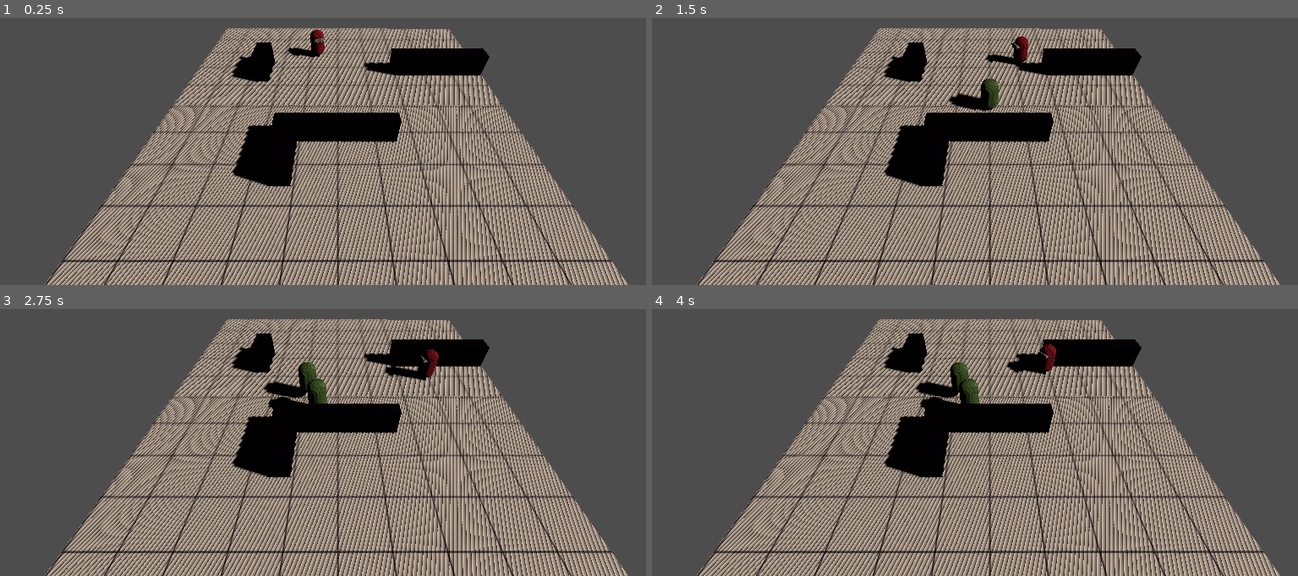
Above: before the commit, frames 1-4 (two rows, left to right).
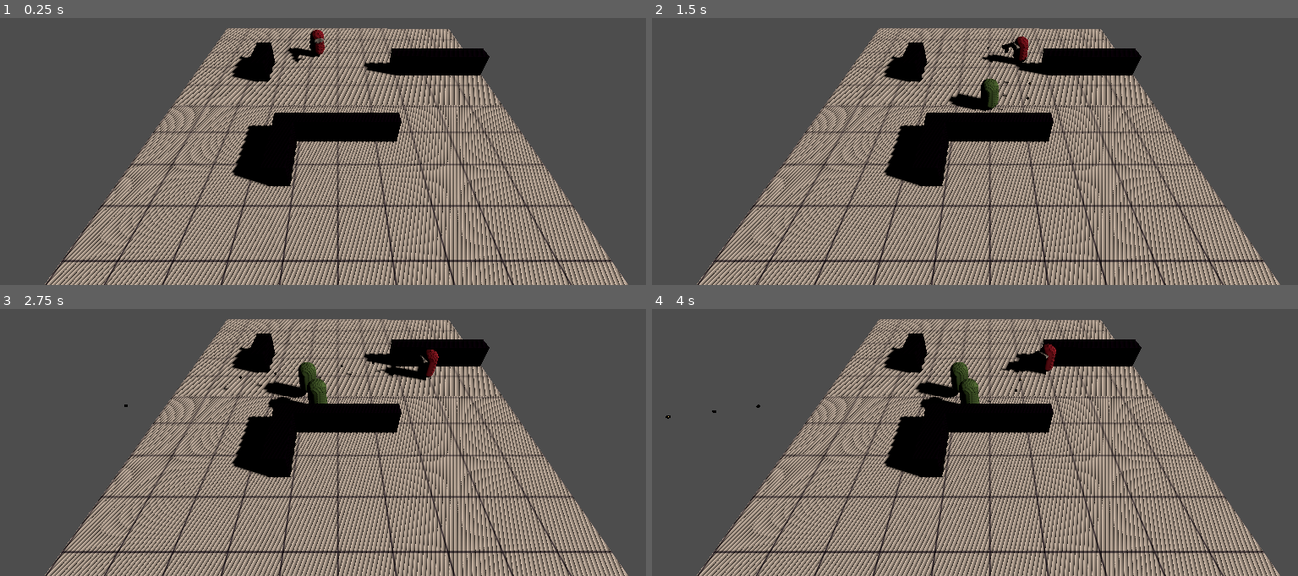
Above: after the commit, the same moments.

Repository: wukerplank/my_little_farm
Game: Godot game, scene res://level.tscn
The game is run twice, just before and just after one commit, with the same random seed, the same clock (stepped at 60 frames per second) and the same inputs.
Inputs (mouse positions are in pixels of both pictures, inside the frame that each line leads up to):
- Up to frame 1 (0.25 s): no input
- Up to frame 2 (1.5 s): tap Enter at 0.5 s; move the mouse to (1136, 76) at 0.52 s; press the mouse at (1136, 76) at 0.53 s; hold D (ui_right) 0.53-1.28 s; move the mouse to (852, 114) at 1.27 s; release the mouse at (852, 114) at 1.28 s; hold S (ui_down) from 1.28 s (still down); click (852, 114) at 1.35 s
- Up to frame 3 (2.75 s): move the mouse to (outside the picture) at 2.02 s; release S (ui_down) at 2.03 s; press the mouse at (outside the picture) at 2.03 s; hold D (ui_right) from 2.03 s (still down)
- Up to frame 4 (4 s): move the mouse to (955, 461) at 2.77 s; release D (ui_right) at 2.78 s; release the mouse at (955, 461) at 2.78 s; hold W (ui_up) 2.78-3.53 s; click (955, 461) at 2.85 s; move the mouse to (1194, 442) at 3.52 s; press the mouse at (1194, 442) at 3.53 s; hold A (ui_left) from 3.53 s (still down)

The runs differ from the first frame. In frame 1, less than 0.1% of the frame differs, in the area x 45-49%, y 8-17%; in frame 2, less than 0.1%, in the area x 51-59%, y 8-35%; in frame 3, less than 0.1%; in frame 4, less than 0.1%.
Error before the commit: Parse Error: Could not find type "Position3D" in the current scope. (res://GunController.gd:5)
Error after the commit: Invalid call. Nonexistent function 'set_target_location' in base 'NavigationAgent3D'. (res://Enemy.gd:68)

Commit message:
Update for Godot 4 Beta 1 (Position3d is now Marker3D)

Diff:
--- a/Enemy.tscn
+++ b/Enemy.tscn
@@ -29,7 +29,7 @@
 mesh = SubResource("CylinderMesh_mg60x")
 skeleton = NodePath("../..")
 
-[node name="Hand" type="Position3D" parent="Body"]
+[node name="Hand" type="Marker3D" parent="Body"]
 transform = Transform3D(1, 0, 0, 0, 1, 0, 0, 0, 1, 0.515615, 0, -0.282145)
 
 [node name="CollisionShape3D" type="CollisionShape3D" parent="."]
@@ -40,6 +40,7 @@
 path_max_distance = 20.0
 avoidance_enabled = true
 radius = 0.5
+max_neighbors = 100
 
 [node name="PathUpdateTimer" type="Timer" parent="."]
 autostart = true
--- a/GunController.gd
+++ b/GunController.gd
@@ -2,7 +2,7 @@
 
 
 @export var StartingWeapon : PackedScene
-var hand : Position3D
+var hand : Marker3D
 var equipped_weapon : Node
 
 # Called when the node enters the scene tree for the first time.
--- a/Player.tscn
+++ b/Player.tscn
@@ -28,7 +28,7 @@
 mesh = SubResource("CylinderMesh_tv0l4")
 skeleton = NodePath("../..")
 
-[node name="Hand" type="Position3D" parent="Body"]
+[node name="Hand" type="Marker3D" parent="Body"]
 transform = Transform3D(1, 0, 0, 0, 1, 0, 0, 0, 1, 0.515615, 0, -0.282145)
 
 [node name="GunController" type="Node" parent="."]
--- a/gun.tscn
+++ b/gun.tscn
@@ -16,7 +16,7 @@
 script = ExtResource("1_3ve8k")
 bullet = ExtResource("2_p1wwq")
 
-[node name="Muzzle" type="Position3D" parent="."]
+[node name="Muzzle" type="Marker3D" parent="."]
 transform = Transform3D(0.000629439, 0.000617695, -1, 0.000819861, 1, 0.000618204, 0.999999, -0.000820245, 0.000628939, -0.442556, 0.626637, -0.00273512)
 
 [node name="Barrell" type="MeshInstance3D" parent="."]
--- a/project.godot
+++ b/project.godot
@@ -41,31 +41,31 @@
 
 ui_left={
 "deadzone": 0.5,
-"events": [Object(InputEventKey,"resource_local_to_scene":false,"resource_name":"","device":0,"window_id":0,"store_command":true,"alt_pressed":false,"shift_pressed":false,"ctrl_pressed":false,"command_pressed":false,"pressed":false,"keycode …(65 unchanged characters)…
+"events": [Object(InputEventKey,"resource_local_to_scene":false,"resource_name":"","device":0,"window_id":0,"alt_pressed":false,"shift_pressed":false,"ctrl_pressed":false,"meta_pressed":false,"pressed":false,"keycode …(65 unchanged characters)…
 , Object(InputEventJoypadButton,"resource_local_to_scene":false,"resource_name":"","device":0,"button_index":13,"pressure":0.0,"pressed":false,"script":null)
 ]
 }
 ui_right={
 "deadzone": 0.5,
-"events": [Object(InputEventKey,"resource_local_to_scene":false,"resource_name":"","device":0,"window_id":0,"store_command":true,"alt_pressed":false,"shift_pressed":false,"ctrl_pressed":false,"command_pressed":false,"pressed":false,"keycode …(65 unchanged characters)…
+"events": [Object(InputEventKey,"resource_local_to_scene":false,"resource_name":"","device":0,"window_id":0,"alt_pressed":false,"shift_pressed":false,"ctrl_pressed":false,"meta_pressed":false,"pressed":false,"keycode …(65 unchanged characters)…
 , Object(InputEventJoypadButton,"resource_local_to_scene":false,"resource_name":"","device":0,"button_index":14,"pressure":0.0,"pressed":false,"script":null)
 ]
 }
 ui_up={
 "deadzone": 0.5,
-"events": [Object(InputEventKey,"resource_local_to_scene":false,"resource_name":"","device":0,"window_id":0,"store_command":true,"alt_pressed":false,"shift_pressed":false,"ctrl_pressed":false,"command_pressed":false,"pressed":false,"keycode …(65 unchanged characters)…
+"events": [Object(InputEventKey,"resource_local_to_scene":false,"resource_name":"","device":0,"window_id":0,"alt_pressed":false,"shift_pressed":false,"ctrl_pressed":false,"meta_pressed":false,"pressed":false,"keycode …(65 unchanged characters)…
 , Object(InputEventJoypadButton,"resource_local_to_scene":false,"resource_name":"","device":0,"button_index":11,"pressure":0.0,"pressed":false,"script":null)
 ]
 }
 ui_down={
 "deadzone": 0.5,
-"events": [Object(InputEventKey,"resource_local_to_scene":false,"resource_name":"","device":0,"window_id":0,"store_command":true,"alt_pressed":false,"shift_pressed":false,"ctrl_pressed":false,"command_pressed":false,"pressed":false,"keycode …(65 unchanged characters)…
+"events": [Object(InputEventKey,"resource_local_to_scene":false,"resource_name":"","device":0,"window_id":0,"alt_pressed":false,"shift_pressed":false,"ctrl_pressed":false,"meta_pressed":false,"pressed":false,"keycode …(65 unchanged characters)…
 , Object(InputEventJoypadButton,"resource_local_to_scene":false,"resource_name":"","device":0,"button_index":12,"pressure":0.0,"pressed":false,"script":null)
 ]
 }
 primary_action={
 "deadzone": 0.5,
-"events": [Object(InputEventMouseButton,"resource_local_to_scene":false,"resource_name":"","device":-1,"window_id":0,"store_command":true,"alt_pressed":false,"shift_pressed":false,"ctrl_pressed":false,"command_pressed":false,"button_mask":0,"positio …(130 unchanged characters)…
+"events": [Object(InputEventMouseButton,"resource_local_to_scene":false,"resource_name":"","device":-1,"window_id":0,"alt_pressed":false,"shift_pressed":false,"ctrl_pressed":false,"meta_pressed":false,"button_mask":0,"positio …(130 unchanged characters)…
 ]
 }
 
